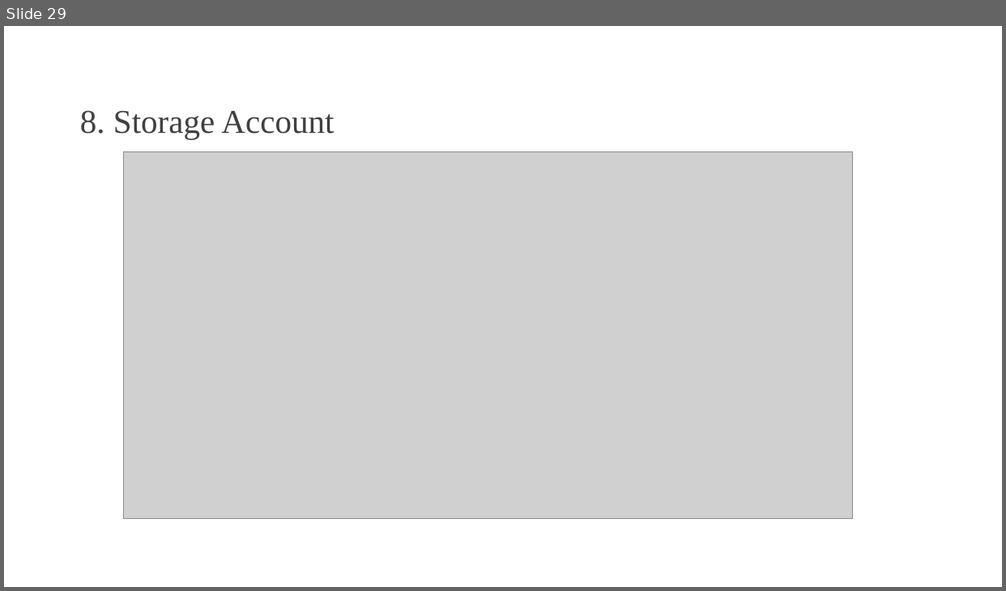
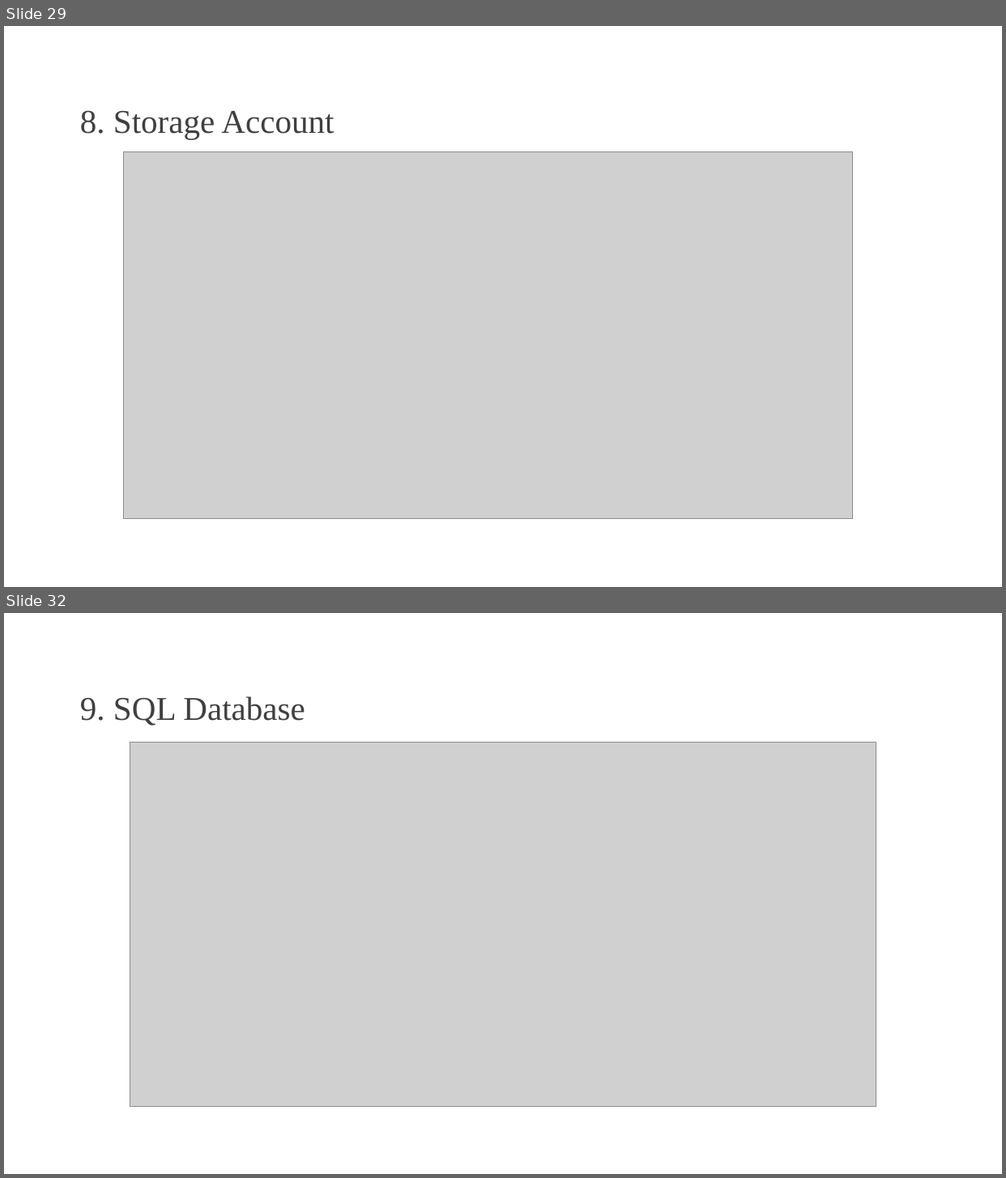
Before and after one commit to johnverbiest/Terraform101-KnowledgeShare, a slide deck: Terraform 101.pptx. Shown one above the other, each under a label of ours: slide 29 before the commit, slides 29 and 32 after it; the slides between them are not shown. The pictures are 1006x591 and 1006x1178 pixels, drawn with LibreOffice and Linux fonts; fonts in the diff are those of the drawing; grey boxes stand for pictures; background and template pictures are left out. Boxes give left, top, right and bottom in pixels: in the first picture for what was removed or moved away, otherwise in the second. Text is boxed around its words. In the diff, an @@ line names an element or a change of style, - is before the commit and + after.

Commit message:
Added Sql Server & Database

```diff
--- a/Terraform 101.pptx
+++ b/Terraform 101.pptx
@@ slide 32 added at (4, 613, 1002, 1174), background picture (left out) @@
@@ title added at (80, 696, 305, 726), 32 pt, text #404040 @@
+9. SQL Database
@@ picture added at (130, 743, 877, 1107) @@
```
Also in this commit, not shown: 1 slide changed, 2 other slides added, 2 other files.
